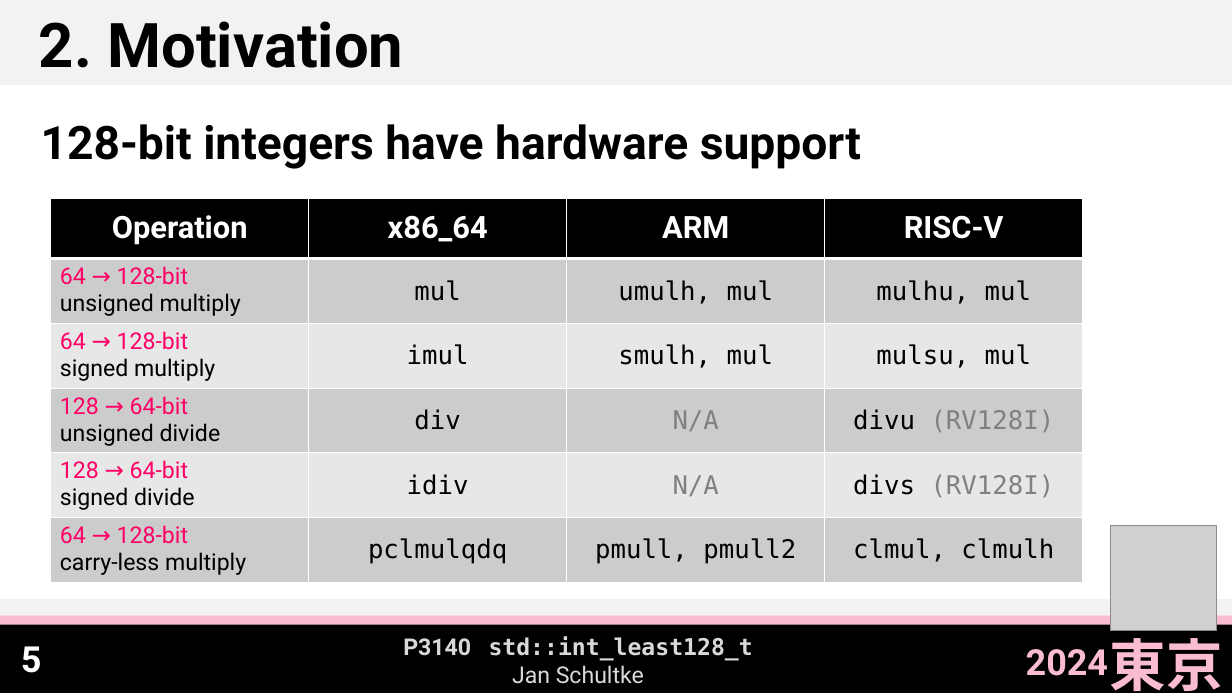
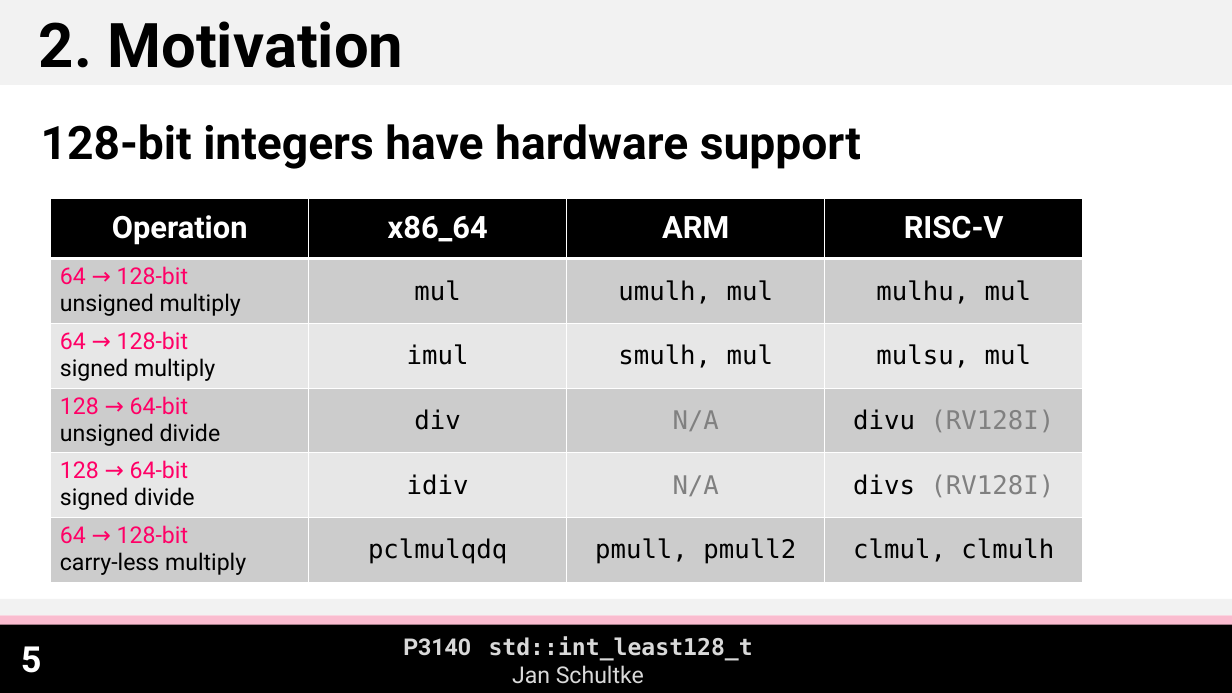
Before and after one commit to Eisenwave/cpp-proposals, a slide deck: slide 6 of slides/p3140-slides.pptx. Drawn at 1232x693 pixels with LibreOffice and Linux fonts; fonts in the diff are those of the drawing; grey boxes stand for pictures. Boxes give left, top, right and bottom in pixels: in the first picture for what was removed or moved away, otherwise in the second. Text is boxed around its words. In the diff, an @@ line names an element or a change of style, - is before the commit and + after.

```diff
--- a/slides/p3140-slides.pptx
+++ b/slides/p3140-slides.pptx
@@ picture removed at <box>1111,525,1217,631</box> @@
@@ text removed at <box>1110,629,1223,691</box> @@
-東京
@@ text removed at <box>1026,649,1108,676</box> @@
-2024
```
Also in this commit, not shown: 11 other slides changed, 1 slide added, 2 other files.
